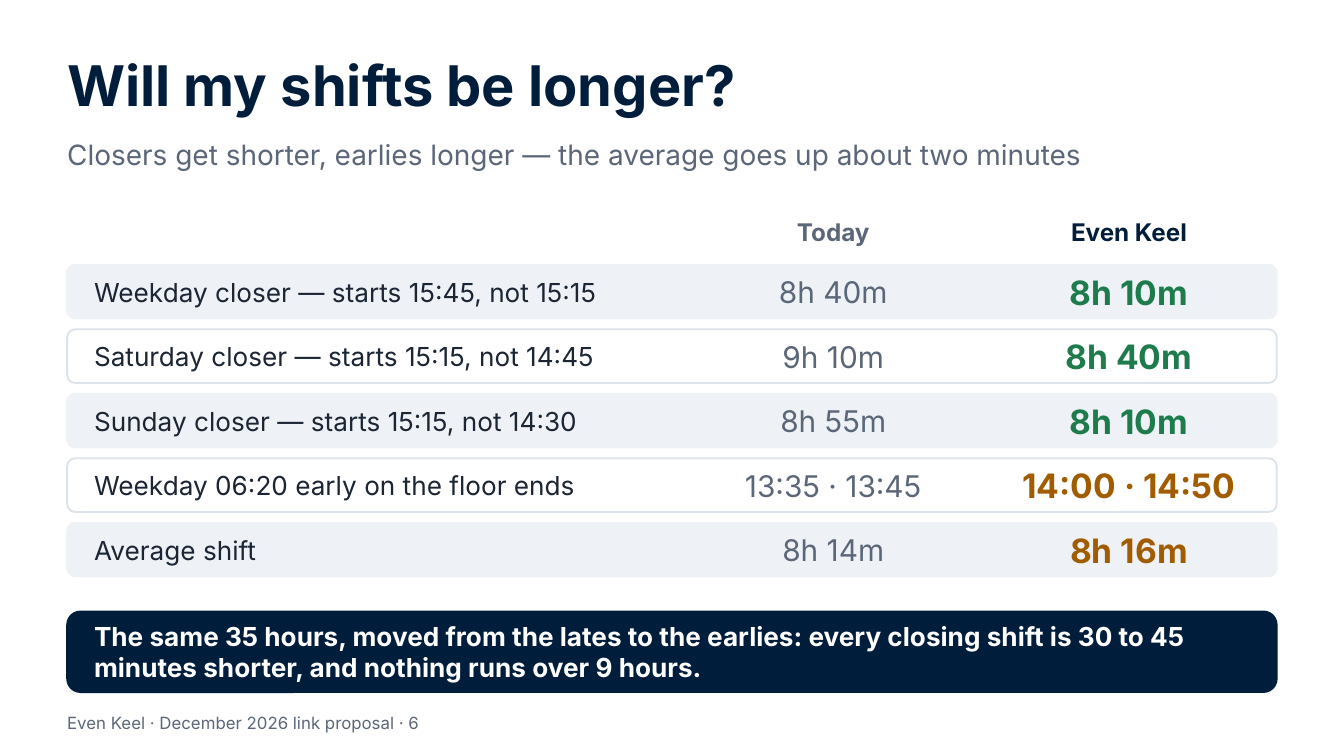
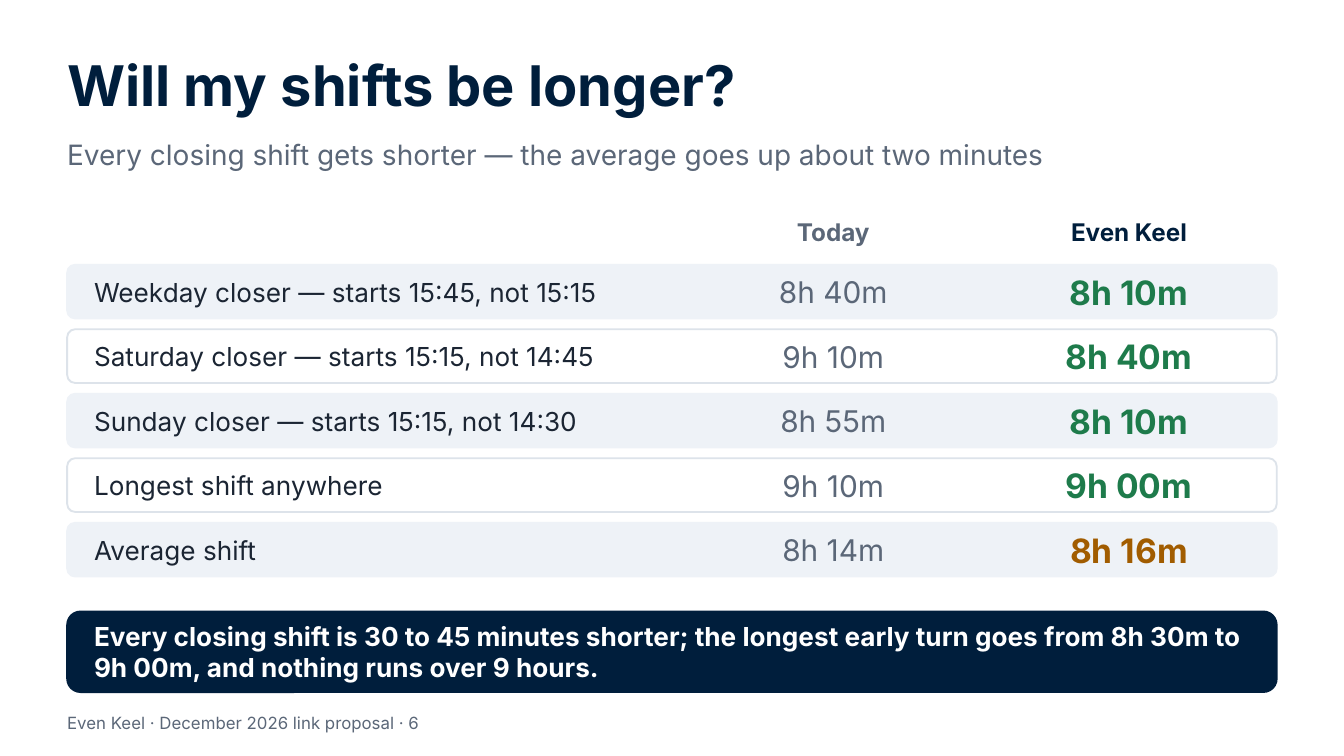
Before and after one commit to Garethdavidmiller/roster-app, a slide deck: slide 6 of docs/links-26/presentations/Even-Keel-for-colleagues.pptx. Drawn at 1344x756 pixels with LibreOffice and Linux fonts; fonts in the diff are those of the drawing. Boxes give left, top, right and bottom in pixels: in the first picture for what was removed or moved away, otherwise in the second. Text is boxed around its words. In the diff, an @@ line names an element or a change of style, - is before the commit and + after.

```diff
--- a/docs/links-26/presentations/Even-Keel-for-colleagues.pptx
+++ b/docs/links-26/presentations/Even-Keel-for-colleagues.pptx
@@ text at box(67, 143, 1043, 171): text changed @@
-Closers get shorter, earlies longer — the average goes up about two minutes
+Every closing shift gets shorter — the average goes up about two minutes
@@ text at box(94, 475, 382, 501): text changed @@
-Weekday 06:20 early on the floor ends
+Longest shift anywhere
@@ text at box(782, 475, 884, 498): text changed @@
-13:35 · 13:45
+9h 10m
@@ text at box(1066, 473, 1192, 499): text changed; text colour #A15C00 to #1E7B4B @@
-14:00 · 14:50
+9h 00m
@@ text at box(94, 626, 1240, 683): text changed @@
-The same 35 hours, moved from the lates to the earlies: every closing shift is 30 to 45 minutes shorter, and nothing runs over 9 hours.
+Every closing shift is 30 to 45 minutes shorter; the longest early turn goes from 8h 30m to 9h 00m, and nothing runs over 9 hours.
```
Also in this commit, not shown: 1 other slide changed, 29 other files.
